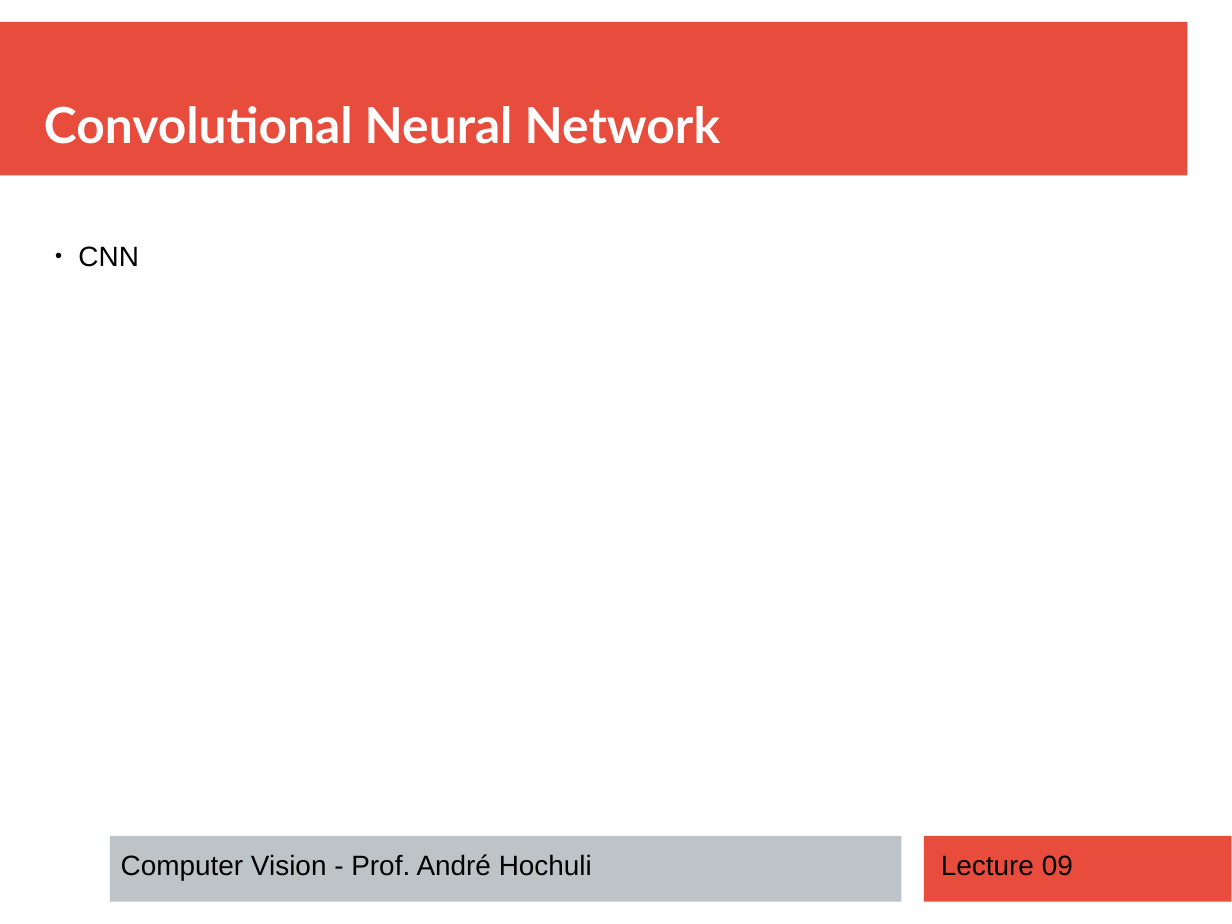
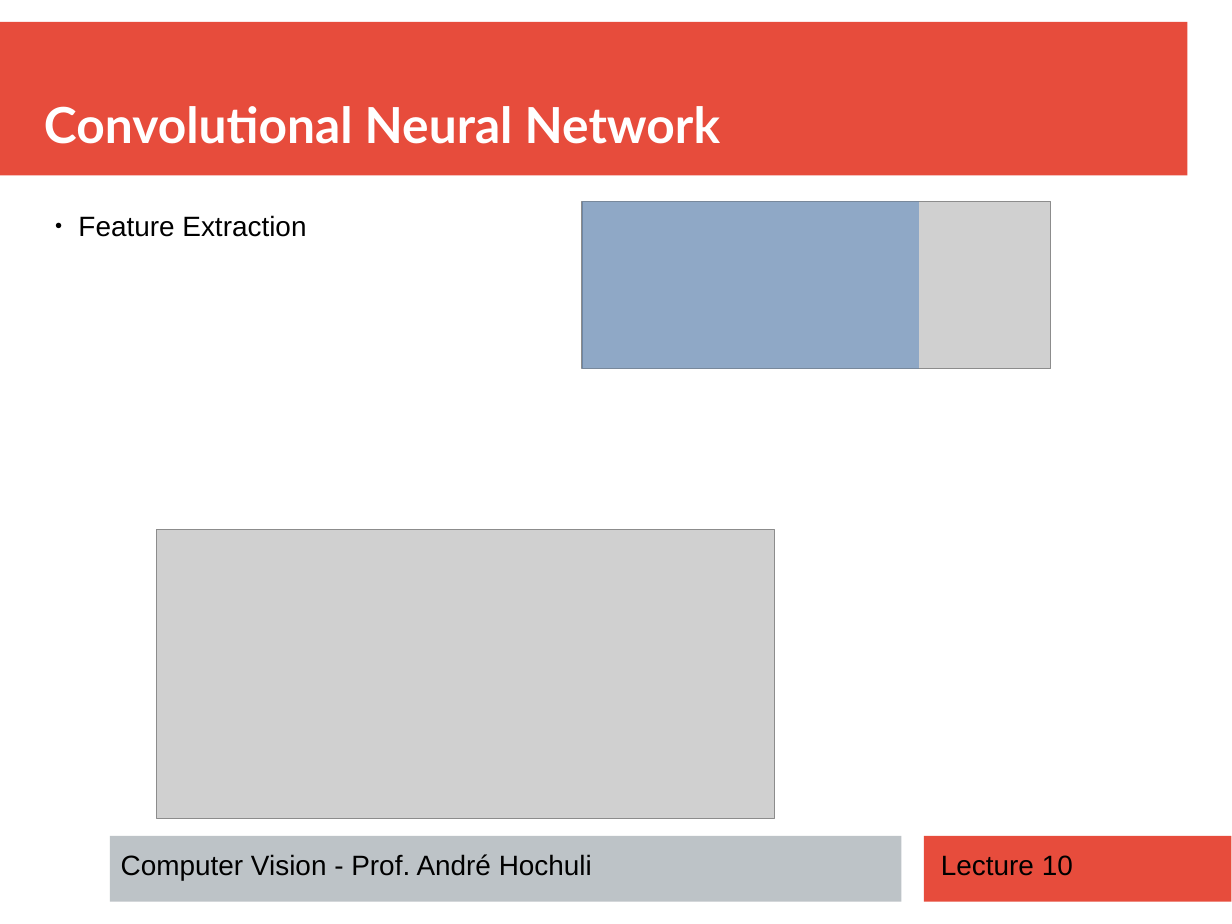
Before and after one commit to andrehochuli/teaching, a slide deck: slide 5 of ComputerVision/Lecture 10 -CNN Applications and Tricks/Lecture 10 -CNN Applications and Tricks.pptx (slide 4 before the commit). Drawn at 1232x924 pixels with LibreOffice and Linux fonts; fonts in the diff are those of the drawing; grey boxes stand for pictures. Boxes give left, top, right and bottom in pixels: in the first picture for what was removed or moved away, otherwise in the second. Text is boxed around its words. In the diff, an @@ line names an element or a change of style, - is before the commit and + after.

```diff
--- a/ComputerVision/Lecture 10 -CNN Applications and Tricks/Lecture 10 -CNN Applications and Tricks.pptx
+++ b/ComputerVision/Lecture 10 -CNN Applications and Tricks/Lecture 10 -CNN Applications and Tricks.pptx
@@ picture added at box(582, 201, 1052, 369) @@
@@ rectangle added at box(582, 201, 919, 369), fill #4F81BD at 50% opacity @@
@@ text at box(78, 215, 306, 237): text changed @@
-● CNN
+● Feature Extraction
@@ picture added at box(157, 530, 775, 818) @@
@@ text at box(941, 855, 1073, 876): text changed @@
-Lecture 09
+Lecture 10
```
Also in this commit, not shown: 10 slides added.
